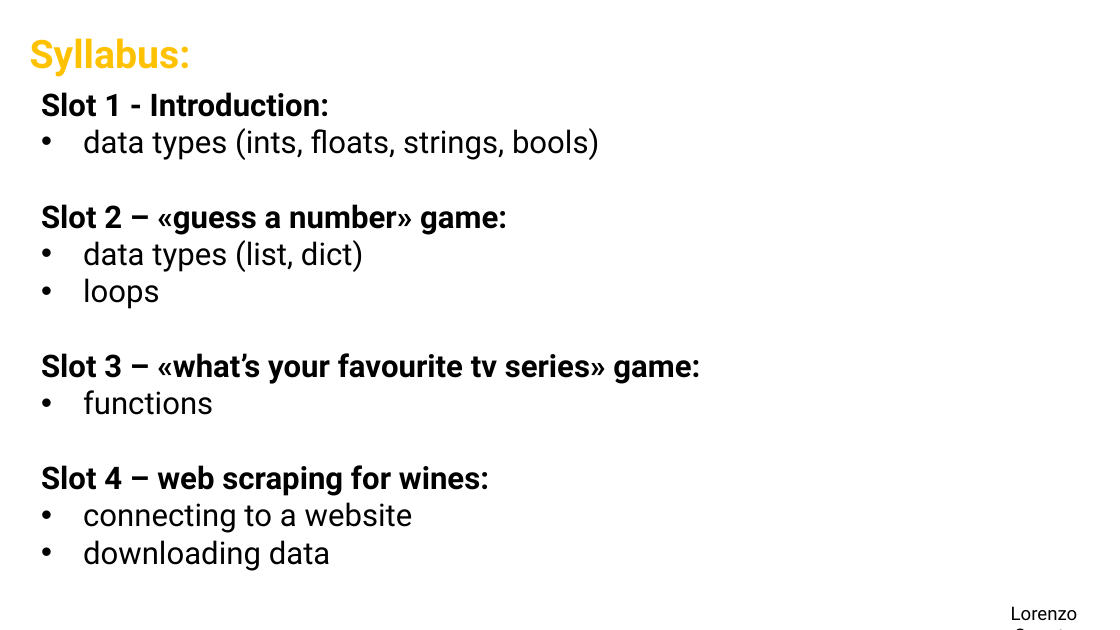
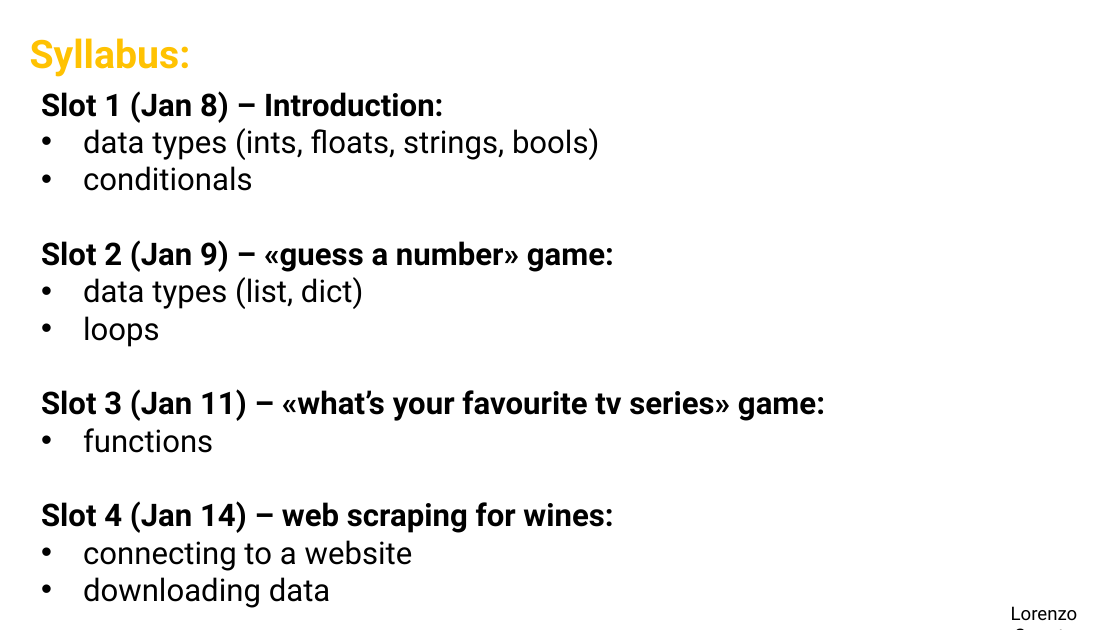
Before and after one commit to ElLorans/PythonCrashCourse, a slide deck: slide 3 of slides/Python Crash Course.pptx. Drawn at 1120x630 pixels with LibreOffice and Linux fonts; fonts in the diff are those of the drawing; background and template pictures are left out. Boxes give left, top, right and bottom in pixels: in the first picture for what was removed or moved away, otherwise in the second. Text is boxed around its words. In the diff, an @@ line names an element or a change of style, - is before the commit and + after.

```diff
--- a/slides/Python Crash Course.pptx
+++ b/slides/Python Crash Course.pptx
@@ text at <box>41,91,443,123</box>: text changed @@
-Slot 1 - Introduction:
+Slot 1 (Jan 8) – Introduction:
@@ text at <box>41,166,614,272</box>: text changed @@
-Slot 2 – «guess a number» game:
+• conditionals
+Slot 2 (Jan 9) – «guess a number» game:
@@ text at <box>41,389,825,421</box>: text changed @@
-Slot 3 – «what’s your favourite tv series» game:
+Slot 3 (Jan 11) – «what’s your favourite tv series» game:
@@ text at <box>41,501,613,533</box>: text changed @@
-Slot 4 – web scraping for wines:
+Slot 4 (Jan 14) – web scraping for wines:
```
Also in this commit, not shown: 4 other slides changed, 3 other files.
